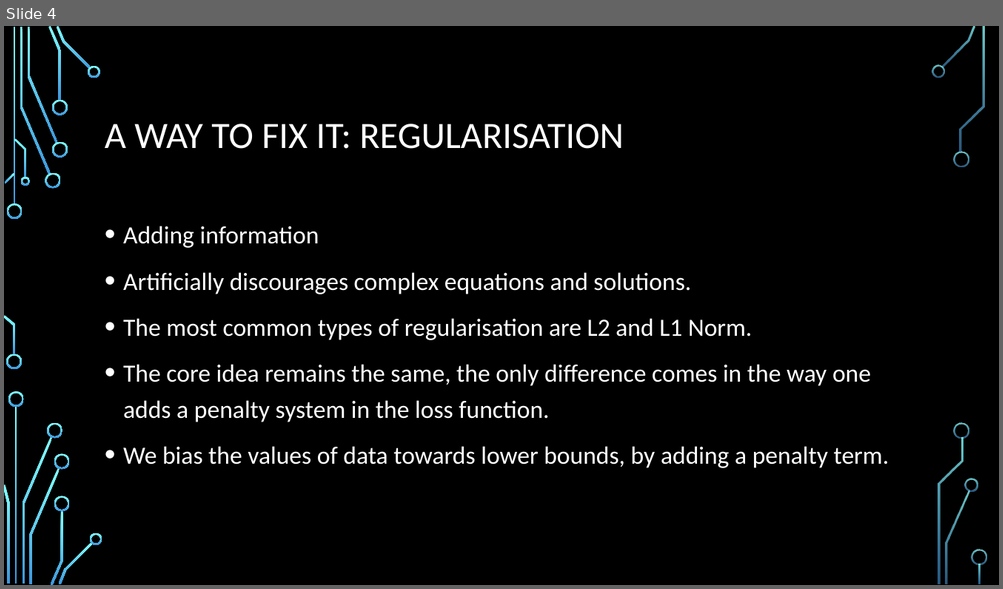
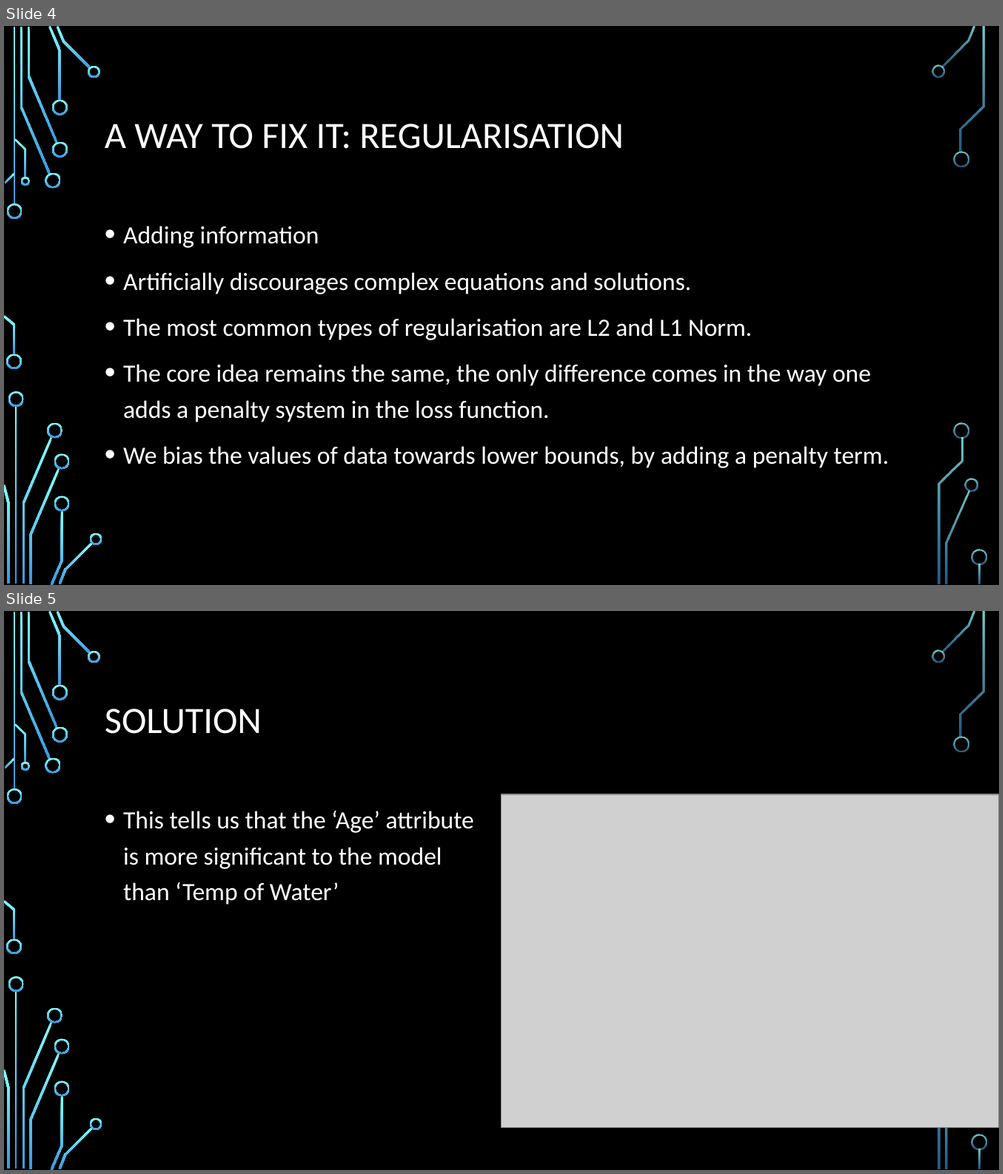
Before and after one commit to Prakhar-Saxena/CollegeAssignments, a slide deck: CS383/honours/presentation.pptx. Shown one above the other, each under a label of ours: slide 4 before the commit, slides 4 and 5 after it. The pictures are 1003x589 and 1003x1174 pixels, drawn with LibreOffice and Linux fonts; fonts in the diff are those of the drawing; grey boxes stand for pictures; background and template pictures are left out. Boxes give left, top, right and bottom in pixels: in the first picture for what was removed or moved away, otherwise in the second. Text is boxed around its words. In the diff, an @@ line names an element or a change of style, - is before the commit and + after.

```diff
--- a/CS383/honours/presentation.pptx
+++ b/CS383/honours/presentation.pptx
@@ slide 5 added at (4, 611, 999, 1170), background picture (left out); not listed: 34 template elements that a slide beside it also shows @@
@@ title added at (105, 709, 262, 734), 36 pt, text #FFFFFF @@
+SOLUTION
@@ picture added at (501, 795, 999, 1128) @@
@@ text added at (123, 811, 474, 905), 24 pt, text #FFFFFF @@
+• This tells us that the ‘Age’ attribute is more significant to the model than ‘Temp of Water’
```
Also in this commit, not shown: 2 slides removed, 4 other files.
